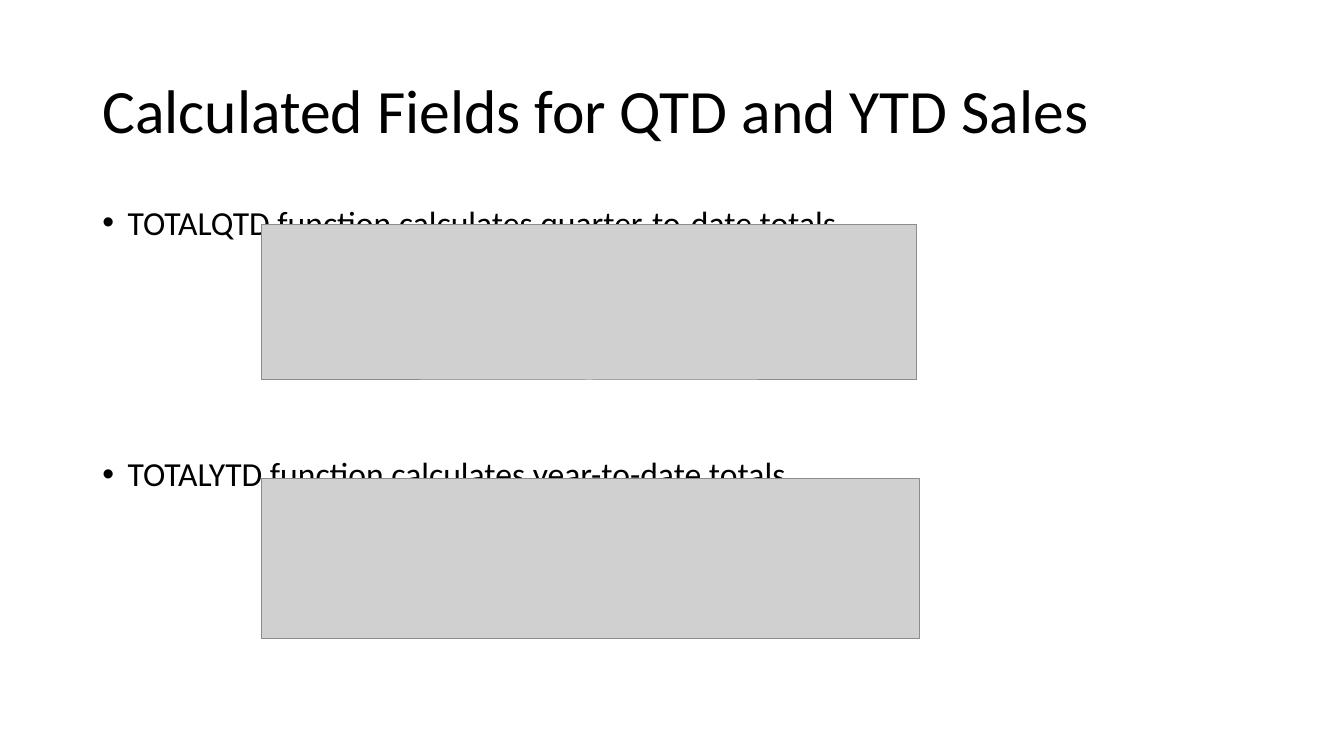
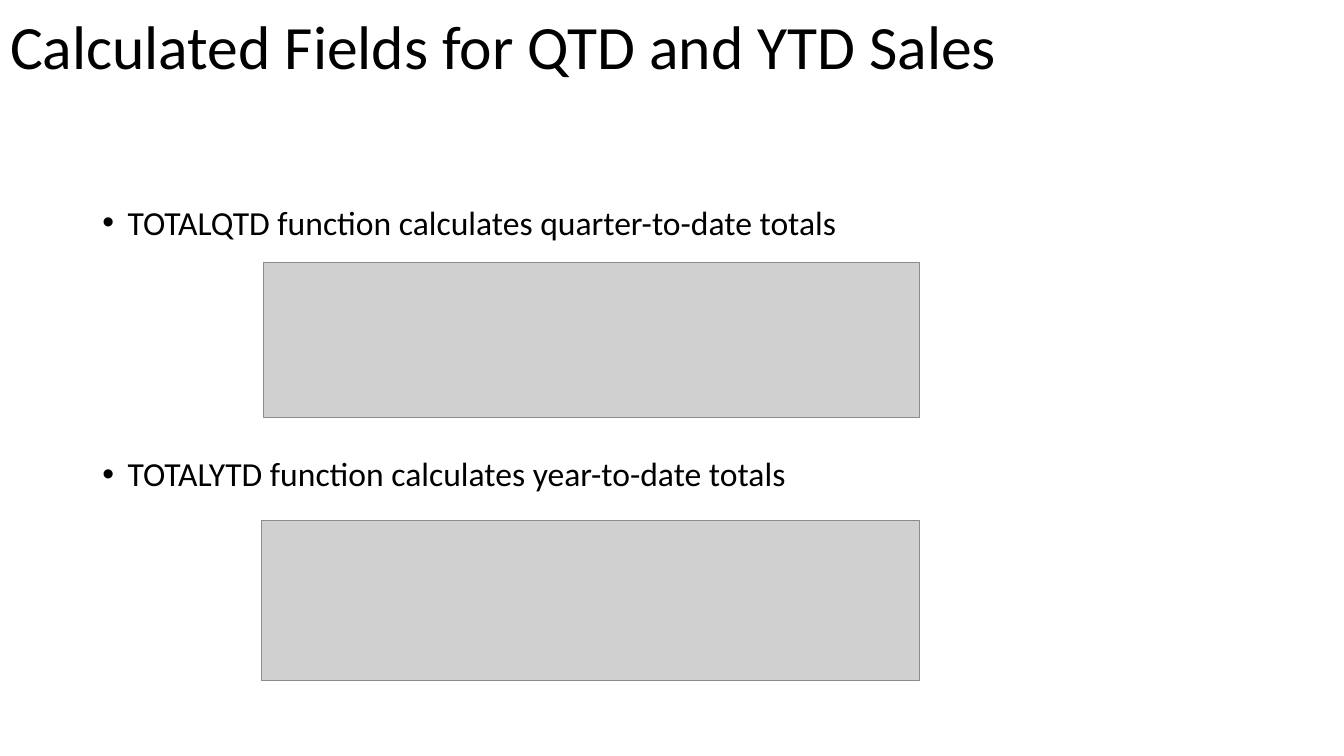
Before and after one commit to solliancenet/precon-synapse-power-bi, a slide deck: slide 45 of Slides/04 - Power BI.pptx (slide 48 before the commit). Drawn at 1344x756 pixels with LibreOffice and Linux fonts; fonts in the diff are those of the drawing; grey boxes stand for pictures. Boxes give left, top, right and bottom in pixels: in the first picture for what was removed or moved away, otherwise in the second. Text is boxed around its words. In the diff, an @@ line names an element or a change of style, - is before the commit and + after.

```diff
--- a/Slides/04 - Power BI.pptx
+++ b/Slides/04 - Power BI.pptx
@@ title "Calculated Fields for QTD and ...": place and size @@
-title "Calculated Fields for QTD and ..." at bbox=[102, 90, 1089, 141]
+title "Calculated Fields for QTD and ..." at bbox=[10, 26, 996, 77]
@@ picture: place and size @@
-picture at bbox=[262, 225, 918, 380]
+picture at bbox=[264, 262, 920, 417]
@@ picture: place and size @@
-picture at bbox=[262, 479, 920, 639]
+picture at bbox=[262, 521, 920, 682]
```
Also in this commit, not shown: 46 other slides changed, 10 slides added, 4 slides removed.
